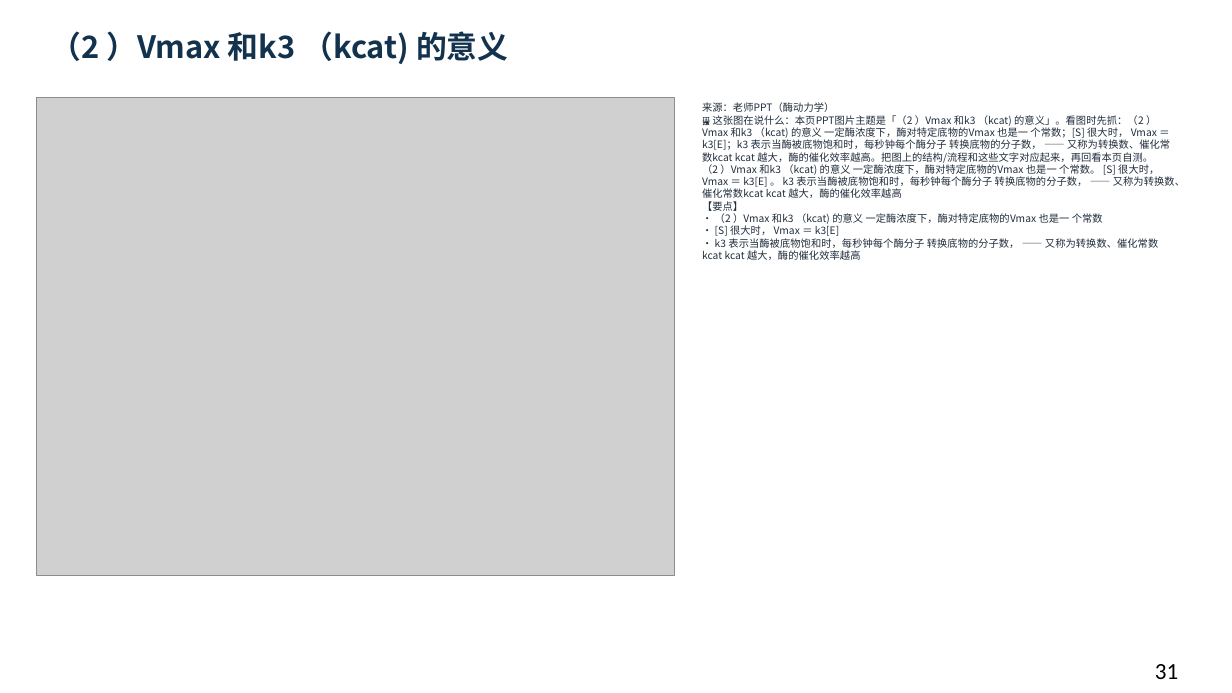
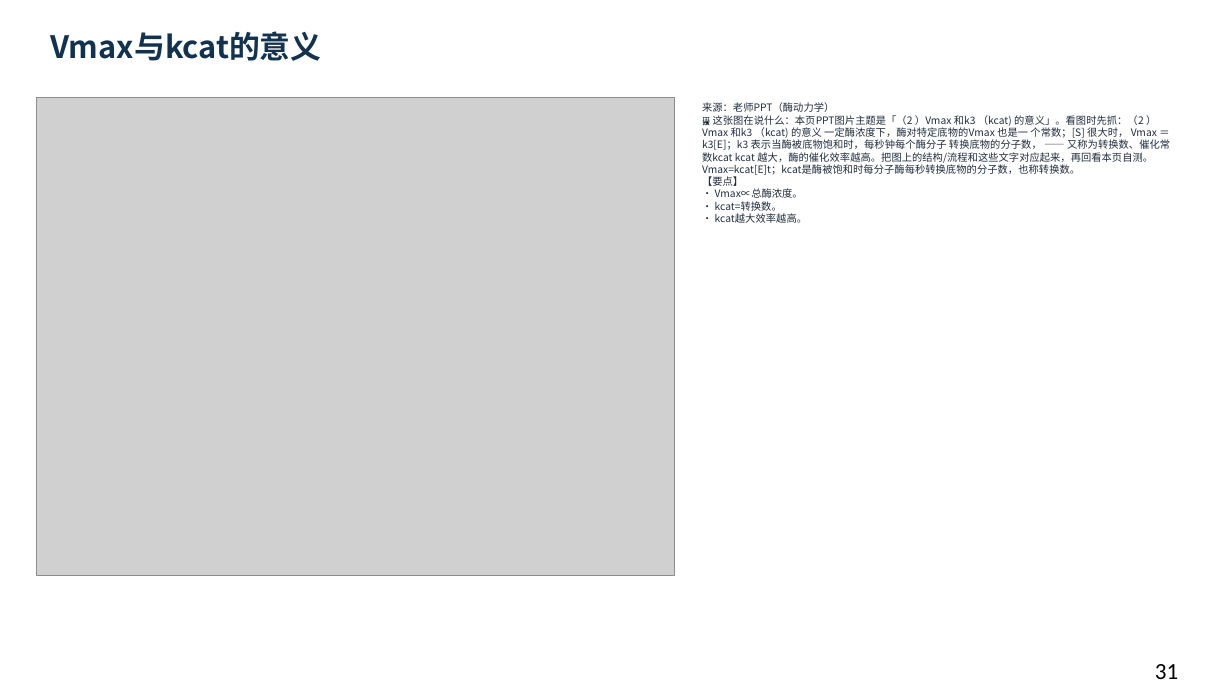
Before and after one commit to newkan-li/Biochemistry, a slide deck: slide 31 of downloads/bc07-ai-style.pptx. Drawn at 1232x693 pixels with LibreOffice and Linux fonts; fonts in the diff are those of the drawing; grey boxes stand for pictures. Boxes give left, top, right and bottom in pixels: in the first picture for what was removed or moved away, otherwise in the second. Text is boxed around its words. In the diff, an @@ line names an element or a change of style, - is before the commit and + after.

```diff
--- a/downloads/bc07-ai-style.pptx
+++ b/downloads/bc07-ai-style.pptx
@@ text at [51,31,322,61]: text changed @@
-（2 ）Vmax 和k3 （kcat) 的意义
+Vmax与kcat的意义
@@ text at [702,102,1170,223]: text changed @@
-来源：老师PPT（酶动力学）
-🖼 这张图在说什么：本页PPT图片主题是「（2 ）Vmax 和k3 （kcat) 的意义」。看图时先抓：（2 ）Vmax 和k3 （kcat) 的意义 一定酶浓度下，酶对特定底物的Vmax 也是一 个常数；[S] 很大时， Vmax ＝ k3[E]；k3 表示当酶被底物饱和时，每秒钟每个酶分子 转换底物的分子数， —— 又称为转换数、催化常数kcat kcat 越大，酶的催化效率越高。把图上的结构/流程和这些文字对应起来，再回看本页自测。
-（2 ）Vmax 和k3 （kcat) 的意义 一定酶浓度下，酶对特定底物的Vmax 也是一 个常数。 [S] 很大时， Vmax ＝ k3[E] 。 k3 表示当酶被底物饱和时，每秒钟每个酶分子 转换底物的分子数， —— 又称为转换数、催化常数kcat kcat 越大，酶的催化效率越高
-【要点】
-• （2 ）Vmax 和k3 （kcat) 的意义 一定酶浓度下，酶对特定底物的Vmax 也是一 个常数
-• [S] 很大时， Vmax ＝ k3[E]
-• k3 表示当酶被底物饱和时，每秒钟每个酶分子 转换底物的分子数， —— 又称为转换数、催化常数kcat kcat 越大，酶的催化效率越高
+来源：老师PPT（酶动力学）
+🖼 这张图在说什么：本页PPT图片主题是「（2 ）Vmax 和k3 （kcat) 的意义」。看图时先抓：（2 ）Vmax 和k3 （kcat) 的意义 一定酶浓度下，酶对特定底物的Vmax 也是一 个常数；[S] 很大时， Vmax ＝ k3[E]；k3 表示当酶被底物饱和时，每秒钟每个酶分子 转换底物的分子数， —— 又称为转换数、催化常数kcat kcat 越大，酶的催化效率越高。把图上的结构/流程和这些文字对应起来，再回看本页自测。
+Vmax=kcat[E]t；kcat是酶被饱和时每分子酶每秒转换底物的分子数，也称转换数。
+【要点】
+• Vmax∝总酶浓度。
+• kcat=转换数。
+• kcat越大效率越高。
```
Also in this commit, not shown: 21 other slides changed, 5 other files.
